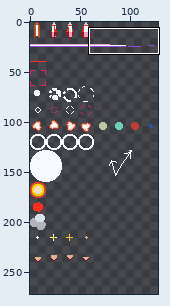
A sprite sheet gets an edit: src/resource/img/bulletPattern.png. Above: a wide view before the commit, with the close-up outlined.
Close-up. As it was:
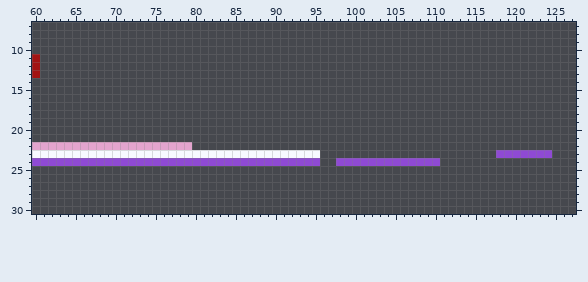
The file is 128x256 pixels. Shown: x 60..127, y 7..30. The old version is drawn lined up with the new one, on the new canvas. The wide view leaves out empty margins. The commit also changed other parts of the picture, which this record leaves out.
The result:
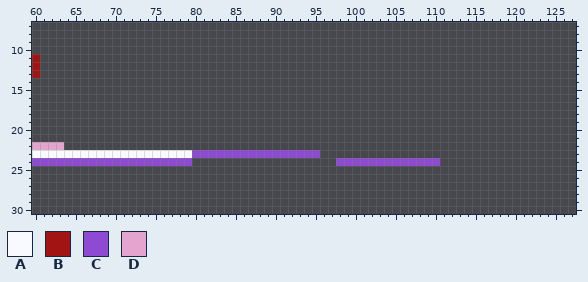
Palette (. is transparent): A #f8faff  B #a21313  C #8f4ad4  D #e3a4ce
Change:
canvas 128x256 -> 128x300
Colour A gives way to colour C in row 23 at x 80 to 95.
The edit erases colour C in row 23 at x 118 to 124; in row 24 at x 80 to 95.
The edit erases colour D in row 22 at x 64 to 79.
Where, in picture pixels (left, top, right, bottom), the same in both close-ups:
changed: (64, 142, 320, 166)
erased: (496, 150, 552, 158)
